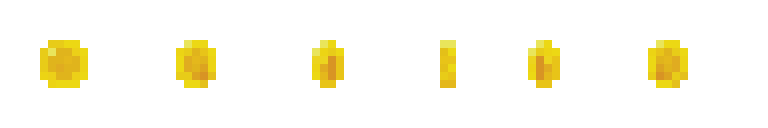
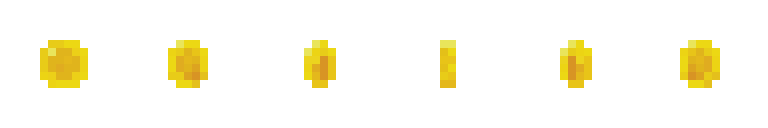
Layers edited between the first and the second (768, 128) image:
removed layer "Transformation" over [656, 48, 680, 80]
painted on "Hintergrund" over [168, 40, 720, 88]
